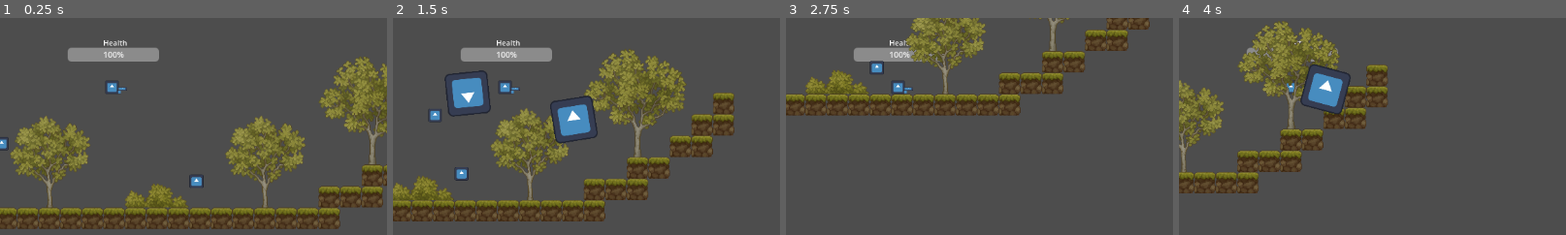
Above: before the commit, frames 1-4 (left to right).
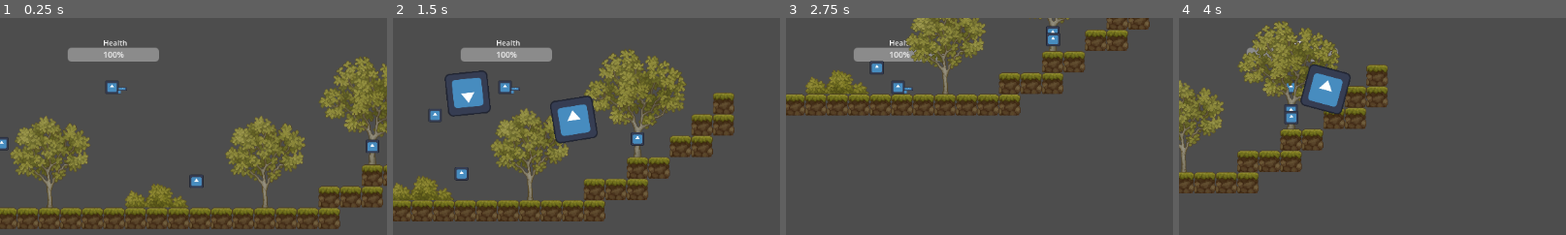
Above: after the commit, the same moments.

Repository: mathkimchi/PeddieHacks2025
Game: Godot game, scene res://Scenes/test_world.tscn
Two runs of this game, one before a commit and one after it. Both use one fixed random seed, a clock stepped at 60 frames per second and the inputs below. The engine's default icon, where the game draws it, is replaced by a stand-in: a white triangle on a blue panel in a dark square.
Inputs (mouse positions are % of the whole screen's width and height, from its top left):
- Up to frame 1 (0.25 s): no input
- Up to frame 2 (1.5 s): move the mouse to (72, 45) at 0.52 s; press the mouse at (72, 45) at 0.53 s; hold D (ui_right) from 0.53 s (still down); tap W (ui_up) at 0.77, 1.07 s; move the mouse to (30, 55) at 1.27 s; release the mouse at (30, 55) at 1.28 s; click (30, 55) at 1.35 s
- Up to frame 3 (2.75 s): tap W (ui_up) at 1.52, 1.82 s; move the mouse to (60, 28) at 2.02 s; release D (ui_right) at 2.03 s; press the mouse at (60, 28) at 2.03 s; hold A (ui_left) from 2.03 s (still down)
- Up to frame 4 (4 s): move the mouse to (45, 70) at 2.77 s; release A (ui_left) at 2.78 s; release the mouse at (45, 70) at 2.78 s; hold D (ui_right) from 2.78 s (still down); click (45, 70) at 2.85 s; tap W (ui_up) at 3.02, 3.32, 3.77 s; move the mouse to (80, 65) at 3.52 s; press the mouse at (80, 65) at 3.53 s
The pictures show only the part of the screen within x 36-85%, y 34-84%; the shares and areas given below are measured in that part.

The runs differ from the first frame. In frame 1, 0.2% of the frame differs, in the area x 94-98%, y 55-63%; in frame 2, 0.2%; in frame 3, 0.3%; in frame 4, 0.3%, in the area x 27-31%, y 39-50%.

Commit message:
make apple tree

Diff:
--- /dev/null
+++ b/Scenes/food_spawner/apple_tree.tscn
@@ -0,0 +1,21 @@
+[gd_scene load_steps=4 format=3 uid="uid://ci2evvcmquxkb"]
+
+[ext_resource type="Script" uid="uid://c4tj8tk8oucax" path="res://Scenes/food_spawner/basic_food_spawner.gd" id="1_61f8e"]
+[ext_resource type="Texture2D" uid="uid://3mx4150x8fiu" path="res://icon.svg" id="2_05yfo"]
+
+[sub_resource type="RectangleShape2D" id="RectangleShape2D_61f8e"]
+
+[node name="AppleTree" type="Area2D"]
+script = ExtResource("1_61f8e")
+spawn_offset = Vector2(0, 10)
+metadata/_custom_type_script = "uid://c4tj8tk8oucax"
+
+[node name="CollisionShape2D" type="CollisionShape2D" parent="."]
+shape = SubResource("RectangleShape2D_61f8e")
+
+[node name="Icon" type="Sprite2D" parent="."]
+position = Vector2(0, -1.90735e-06)
+scale = Vector2(0.15625, 0.15625)
+texture = ExtResource("2_05yfo")
+
+[connection signal="area_entered" from="." to="." method="_on_area_entered"]
--- /dev/null
+++ b/Scenes/food_spawner/basic_food_spawner.gd
@@ -0,0 +1,30 @@
+class_name BasicFoodSpawner
+extends Area2D
+
+# Go to Food -> Load and then choose the food scene, like "apple_tree.tscn"
+@export var food: Resource = preload("res://Scenes/food/apple.tscn")
+
+@export var spawn_offset: Vector2 = Vector2(0, 0)
+
+@export var spawn_cooldown: float = 10
+
+var can_spawn = true
+
+func _on_area_entered(body: Node2D) -> void:
+	# NOTE: bullet is an area, not a body so _on_body_entered doesn't work
+	if !can_spawn:
+		# all the code is for spawning, so if we can't spawn, there is no more logic to do
+		return
+
+	if body.is_in_group("bullet"): # a bullet hit the spawner, drop a food item
+		var food_instance: AbstractFood = food.instantiate()
+		food_instance.global_position = self.global_position + spawn_offset
+		add_sibling(food_instance)
+
+		# >>> Spawn Cooldown >>>
+		self.can_spawn = false
+		# allow spawn again once cooldown is over
+		get_tree().create_timer(spawn_cooldown).timeout.connect(func (): self.can_spawn=true)
+		# <<< Spawn Cooldown <<<
+
+		print("Hi")
--- a/Scenes/player/player.gd
+++ b/Scenes/player/player.gd
@@ -42,8 +42,7 @@
 	# >>> Food Logic >>>
 	for i in len(nutrients):
 		nutrients[i] -= delta * nutrient_decay
-
-	print("Nutrients: %s" % [nutrients])
+	#print("Nutrients: %s" % [nutrients])
 	# <<< Food Logic <<<
 
 	# If player is touching an enemy, then damage player slowly
--- a/Scenes/poopBullet/poopBullet.tscn
+++ b/Scenes/poopBullet/poopBullet.tscn
@@ -5,7 +5,7 @@
 
 [sub_resource type="RectangleShape2D" id="RectangleShape2D_36c53"]
 
-[node name="PoopBullet" type="Area2D"]
+[node name="PoopBullet" type="Area2D" groups=["bullet"]]
 script = ExtResource("1_xbxi4")
 
 [node name="CollisionShape2D" type="CollisionShape2D" parent="."]
--- a/Scenes/test_world.tscn
+++ b/Scenes/test_world.tscn
@@ -6,6 +6,7 @@
 [ext_resource type="PackedScene" uid="uid://bh27lljtl7s5o" path="res://Scenes/food/apple.tscn" id="4_mq1bj"]
 [ext_resource type="PackedScene" uid="uid://defkjqcrsx5a8" path="res://Scenes/ui/main_hud.tscn" id="5_iwv7r"]
 [ext_resource type="PackedScene" uid="uid://che2dpgx37848" path="res://Scenes/cow/cow.tscn" id="6_kt01x"]
+[ext_resource type="PackedScene" uid="uid://ci2evvcmquxkb" path="res://Scenes/food_spawner/apple_tree.tscn" id="7_p7j4p"]
 
 [node name="World" type="Node2D"]
 
@@ -29,3 +30,6 @@
 
 [node name="Cow" parent="." instance=ExtResource("6_kt01x")]
 position = Vector2(87, 262)
+
+[node name="AppleTree" parent="." instance=ExtResource("7_p7j4p")]
+position = Vector2(688, 293)
--- a/project.godot
+++ b/project.godot
@@ -19,6 +19,7 @@
 
 player=""
 cow=""
+bullet=""
 
 [input]
 
Not shown, added: Scenes/food_spawner/basic_food_spawner.gd.uid
Not shown: 1 places in Scenes/test_world.tscn that only renumber resources
